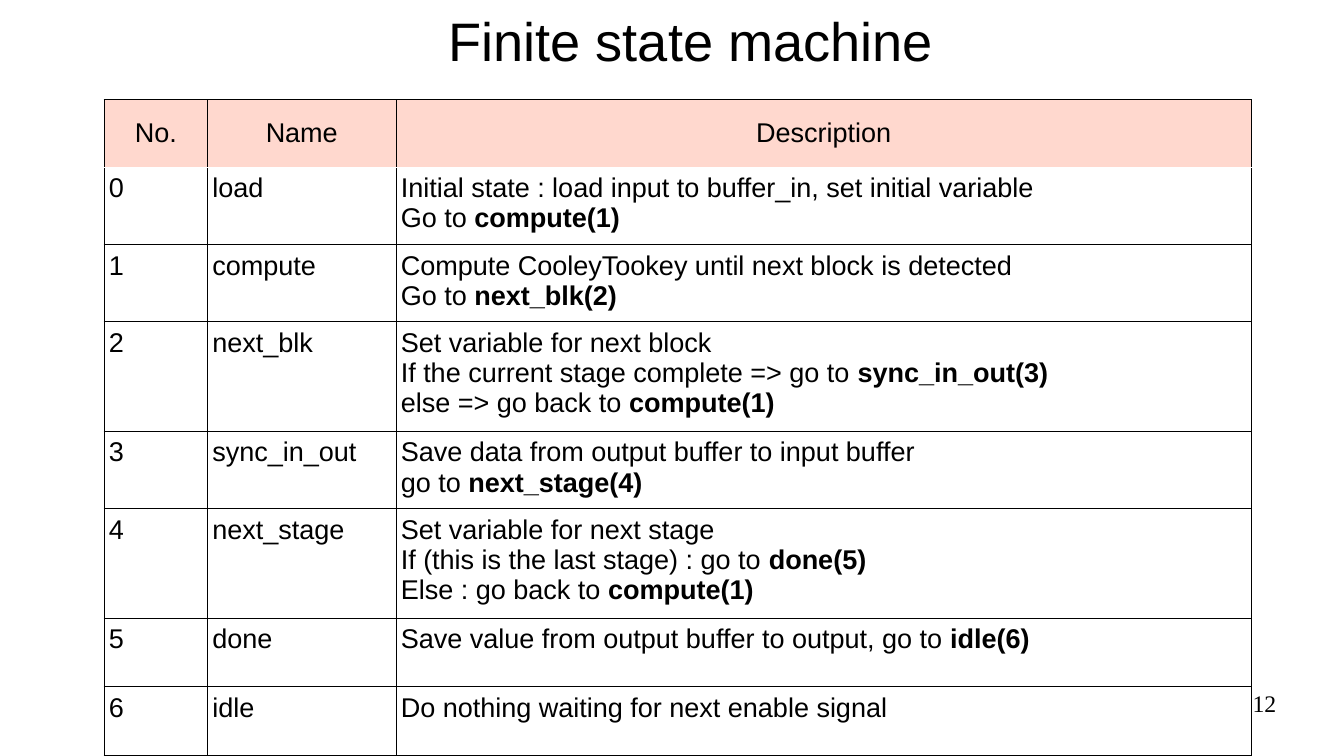
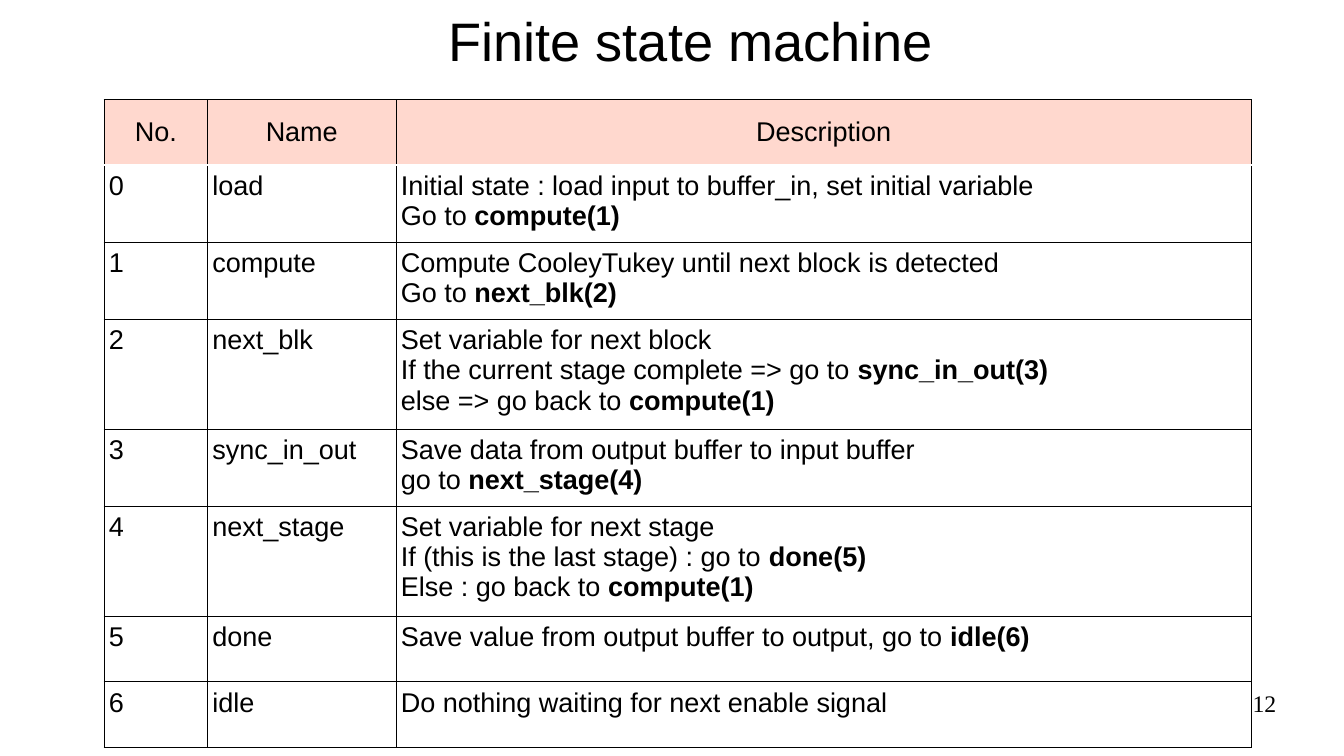
Before and after one commit to NitchayaninT/kyber768-accelerator-on-fpga-ref, a slide deck: slide 12 of presentations/ntt_implementation.odp. Drawn at 1344x756 pixels with LibreOffice and Linux fonts; fonts in the diff are those of the drawing. Boxes give left, top, right and bottom in pixels: in the first picture for what was removed or moved away, otherwise in the second. Text is boxed around its words. In the diff, an @@ line names an element or a change of style, - is before the commit and + after.

```diff
--- a/presentations/ntt_implementation.odp
+++ b/presentations/ntt_implementation.odp
@@ table at (x1=104, y1=100, x2=1253, y2=735) @@
-row 3, column 3: Compute CooleyTookey until next block is detected / Go to next_blk(2)
+row 3, column 3: Compute CooleyTukey until next block is detected / Go to next_blk(2)
```
Also in this commit, not shown: 1 other slide changed, 8 other files.
